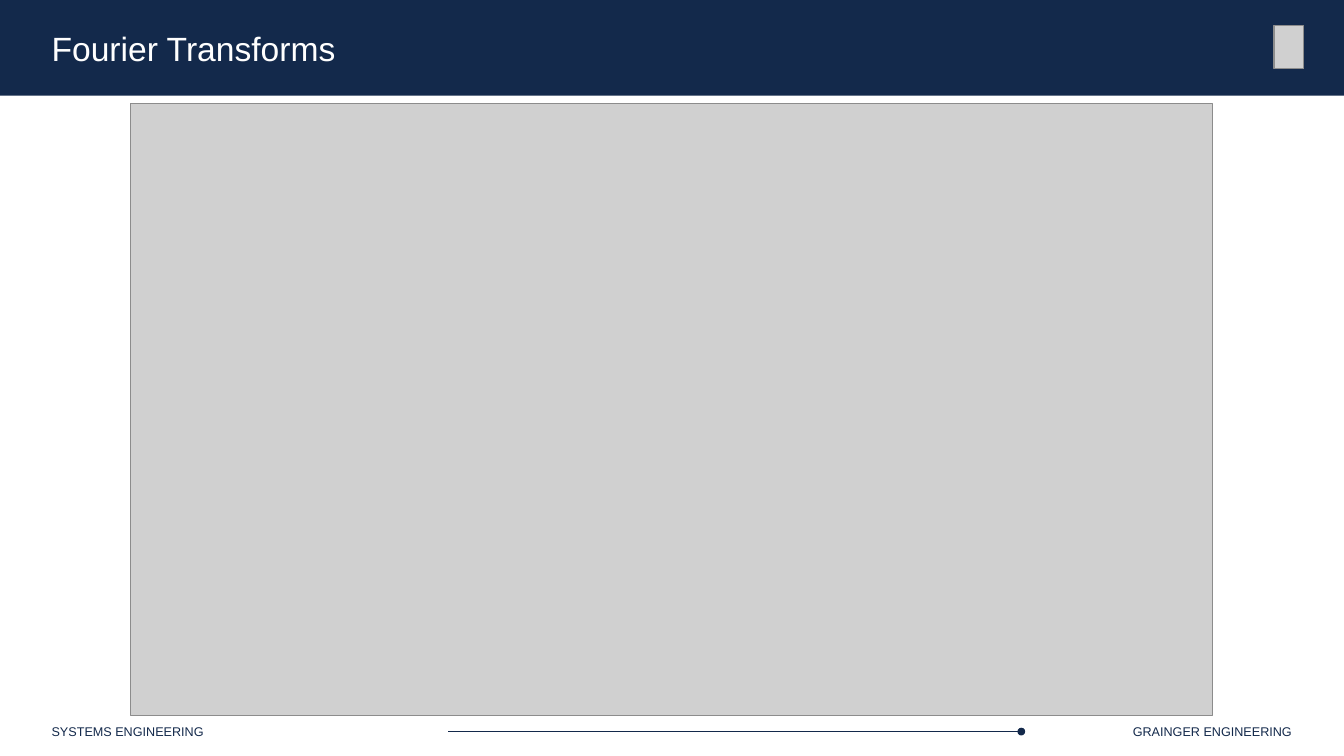
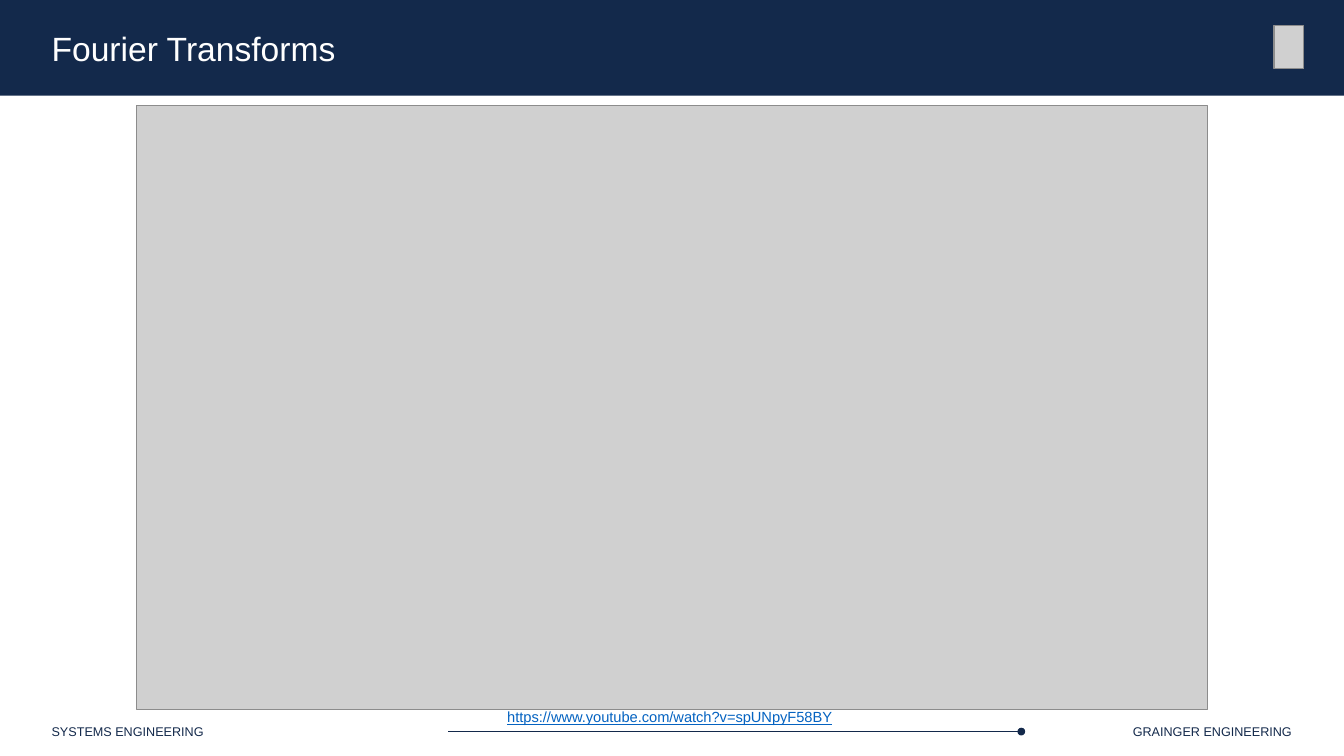
Before and after one commit to Marius-Juston/SE-423---Class-Material, a slide deck: slide 5 of Lectures/Slides/L8-9.pptx. Drawn at 1344x756 pixels with LibreOffice and Linux fonts; fonts in the diff are those of the drawing; grey boxes stand for pictures. Boxes give left, top, right and bottom in pixels: in the first picture for what was removed or moved away, otherwise in the second. Text is boxed around its words. In the diff, an @@ line names an element or a change of style, - is before the commit and + after.

```diff
--- a/Lectures/Slides/L8-9.pptx
+++ b/Lectures/Slides/L8-9.pptx
@@ picture resized from (x1=131, y1=104, x2=1213, y2=715) to (x1=137, y1=105, x2=1208, y2=710) @@
@@ text added at (x1=507, y1=711, x2=832, y2=725), 10.5 pt, text #0563C1, underline @@
+https://www.youtube.com/watch?v=spUNpyF58BY
```
Also in this commit, not shown: 3 other slides changed, 3 slides added.
